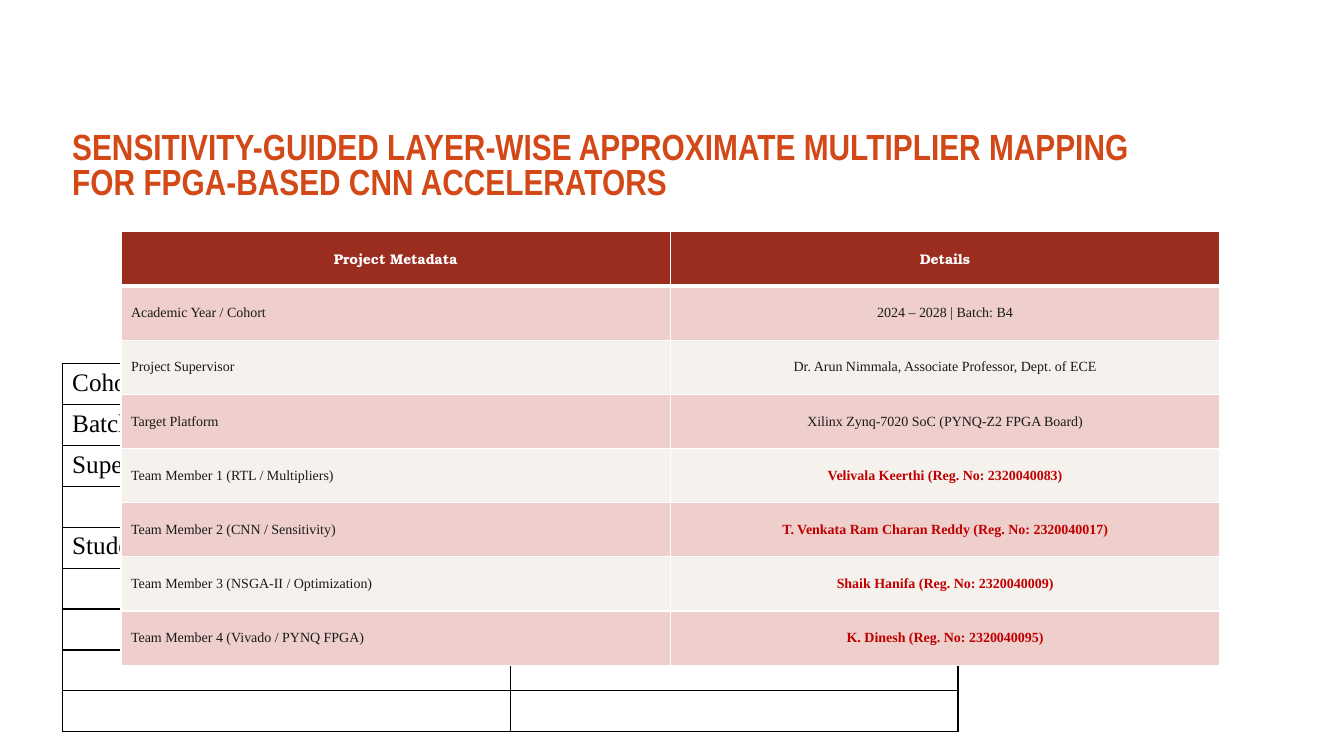
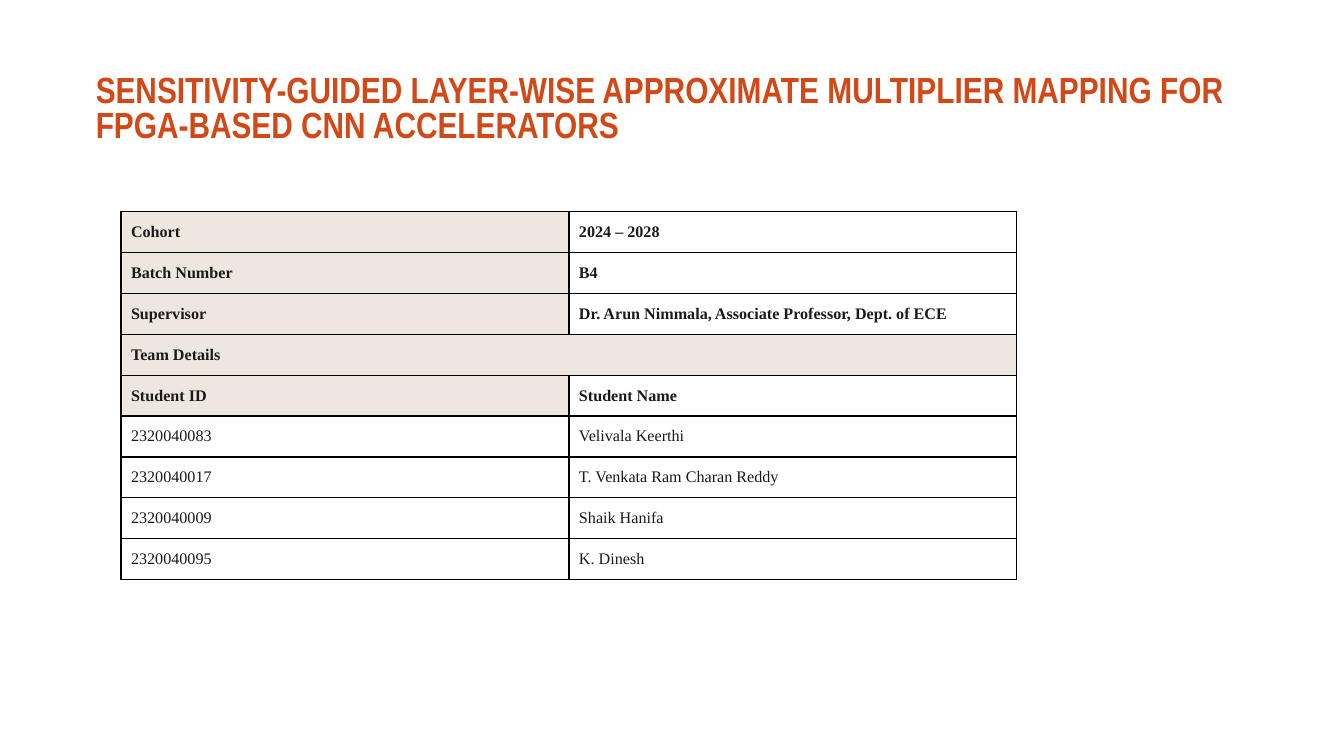
Before and after one commit to ThallapureddyVenkataRamCharanReddy/sensitivity-approx-mult-cnn, a slide deck: slide 1 of Project_Presentation_Complete.pptx. Drawn at 1344x756 pixels with LibreOffice and Linux fonts; fonts in the diff are those of the drawing; background and template pictures are left out. Boxes give left, top, right and bottom in pixels: in the first picture for what was removed or moved away, otherwise in the second. Text is boxed around its words. In the diff, an @@ line names an element or a change of style, - is before the commit and + after.

Commit message:
Fix presentation layout, eliminate duplicate table and shape overlaps across all slides

```diff
--- a/Project_Presentation_Complete.pptx
+++ b/Project_Presentation_Complete.pptx
@@ title "SENSITIVITY-GUIDED LAYER-WISE APPROXIMATE MULTIPLIER MAPPING ..." rewrapped from <box>72,134,1128,196</box> to <box>96,77,1223,139</box> @@
@@ table at <box>121,212,1016,686</box> @@
-row 1, column 2: Name
+row 1, column 2: 2024 – 2028
-row 2, column 2: Number
+row 2, column 2: B4
-row 3, column 2: Name
+row 3, column 2: Dr. Arun Nimmala, Associate Professor, Dept. of ECE
-row 5, column 2: Name
+row 5, column 2: Student Name
-row 6, column 1: 
+row 6, column 1: 2320040083
-row 6, column 2: 
+row 6, column 2: Velivala Keerthi
-row 7, column 1: 
+row 7, column 1: 2320040017
-row 7, column 2: 
+row 7, column 2: T. Venkata Ram Charan Reddy
-row 8, column 1: 
+row 8, column 1: 2320040009
-row 8, column 2: 
+row 8, column 2: Shaik Hanifa
-row 9, column 1: 
+row 9, column 1: 2320040095
-row 9, column 2: 
+row 9, column 2: K. Dinesh
@@ fill none to #EEE7DF in 5 cells @@
@@ size 18 to 11.5 pt, text colour #000000 to #1A1A1A, bold on in "Cohort", "Batch Number", "Supervisor", "Team Details" and 1 more places @@
@@ alignment centre to left @@
@@ table: place and size @@
-table at <box>63,364,958,732</box>
+table at <box>121,212,1016,686</box>
@@ table removed at <box>121,232,1220,665</box>, 8 rows, 2 columns @@
-Project Metadata | Details
-Academic Year / Cohort | 2024 – 2028 | Batch: B4
-Project Supervisor | Dr. Arun Nimmala, Associate Professor, Dept. of ECE
-Target Platform | Xilinx Zynq-7020 SoC (PYNQ-Z2 FPGA Board)
-Team Member 1 (RTL / Multipliers) | Velivala Keerthi (Reg. No: 2320040083)
-Team Member 2 (CNN / Sensitivity) | T. Venkata Ram Charan Reddy (Reg. No: 2320040017)
-Team Member 3 (NSGA-II / Optimization) | Shaik Hanifa (Reg. No: 2320040009)
-Team Member 4 (Vivado / PYNQ FPGA) | K. Dinesh (Reg. No: 2320040095)
```
Also in this commit, not shown: 19 other slides changed, 1 other file.
